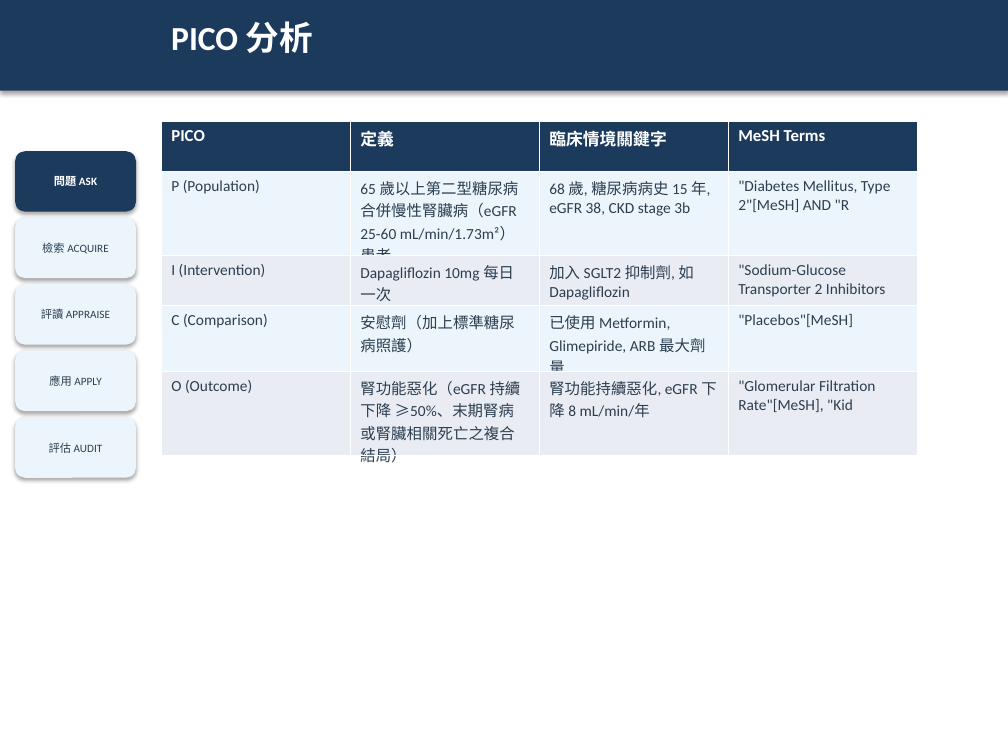
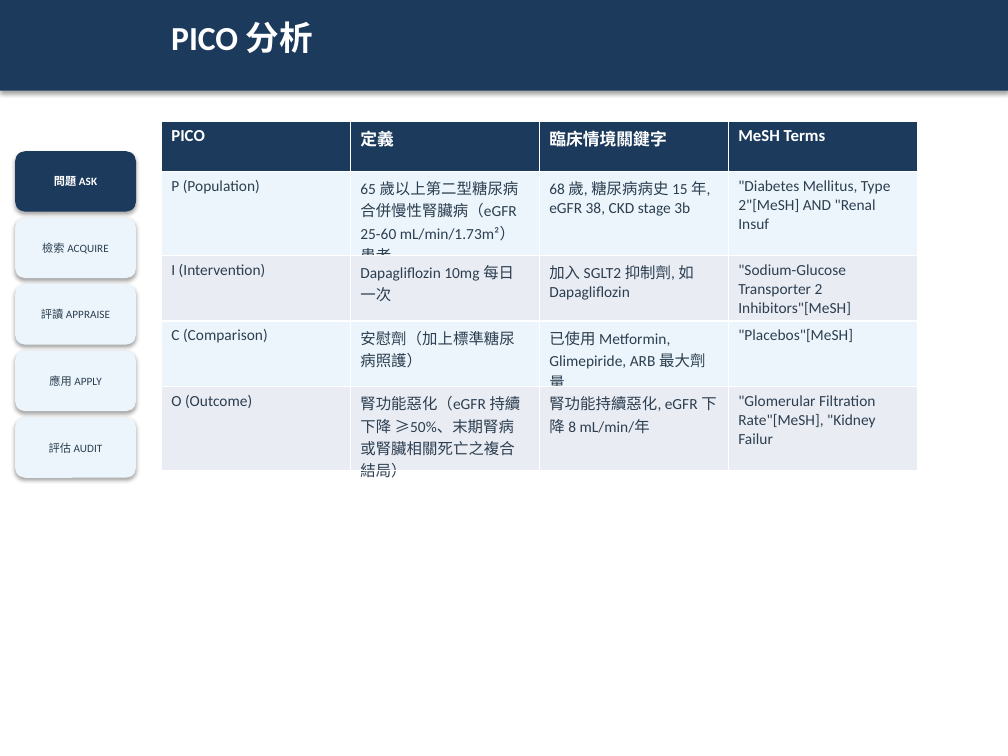
Before and after one commit to platypus31/ebm-report-pipeline, a slide deck: slide 13 of projects/example-sglt2i-ckd/06_slides/ebm-report.pptx. Drawn at 1008x756 pixels with LibreOffice and Linux fonts; fonts in the diff are those of the drawing. Boxes give left, top, right and bottom in pixels: in the first picture for what was removed or moved away, otherwise in the second. Text is boxed around its words. In the diff, an @@ line names an element or a change of style, - is before the commit and + after.

```diff
--- a/projects/example-sglt2i-ckd/06_slides/ebm-report.pptx
+++ b/projects/example-sglt2i-ckd/06_slides/ebm-report.pptx
@@ table at [161,121,919,481] @@
@@ row 2, column 4: ""Diabetes Mellitus, Type 2"[MeSH] AND "R" to ""Diabetes Mellitus, Type 2"[MeSH] AND "Renal Insuf" @@
@@ row 3, column 4: ""Sodium-Glucose Transporter 2 Inhibitors" to ""Sodium-Glucose Transporter 2 Inhibitors"[MeSH]" @@
@@ row 5, column 4: ""Glomerular Filtration Rate"[MeSH], "Kid" to ""Glomerular Filtration Rate"[MeSH], "Kidney Failur" @@
```
Also in this commit, not shown: 7 other slides changed, 2 other files.
